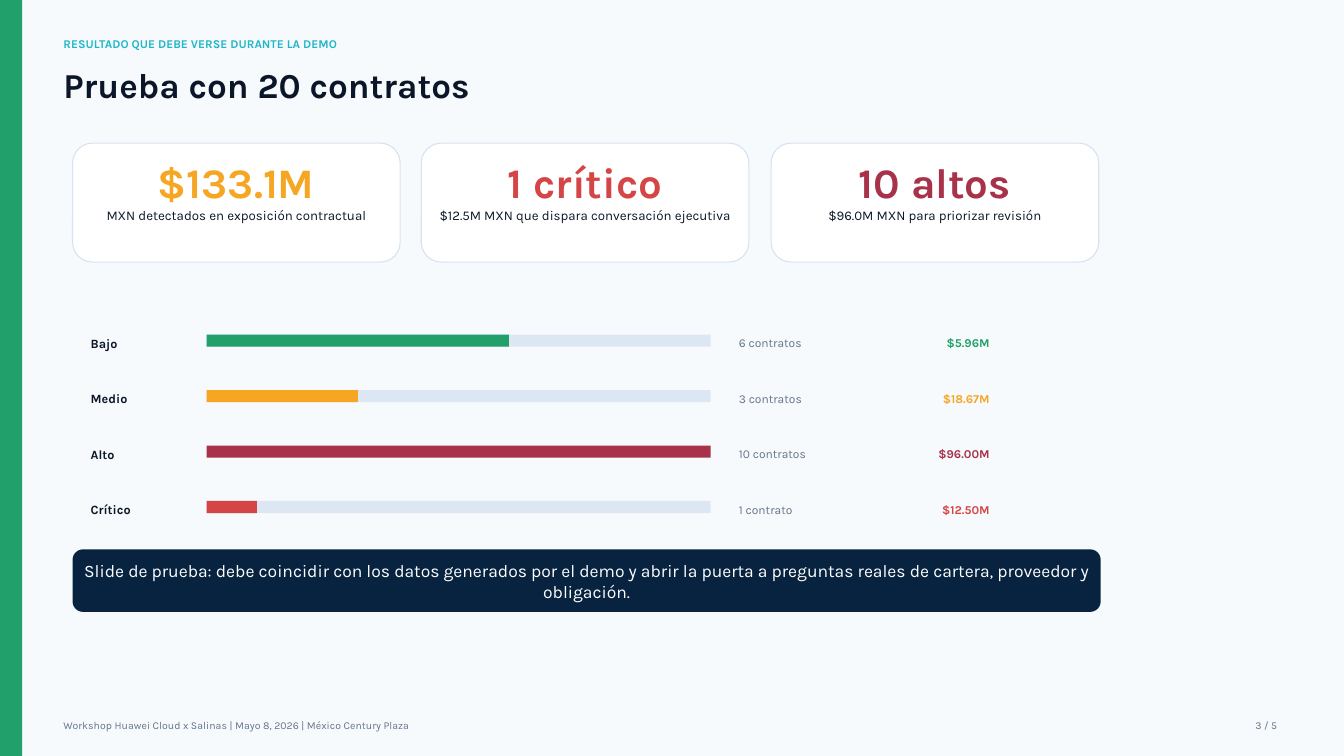
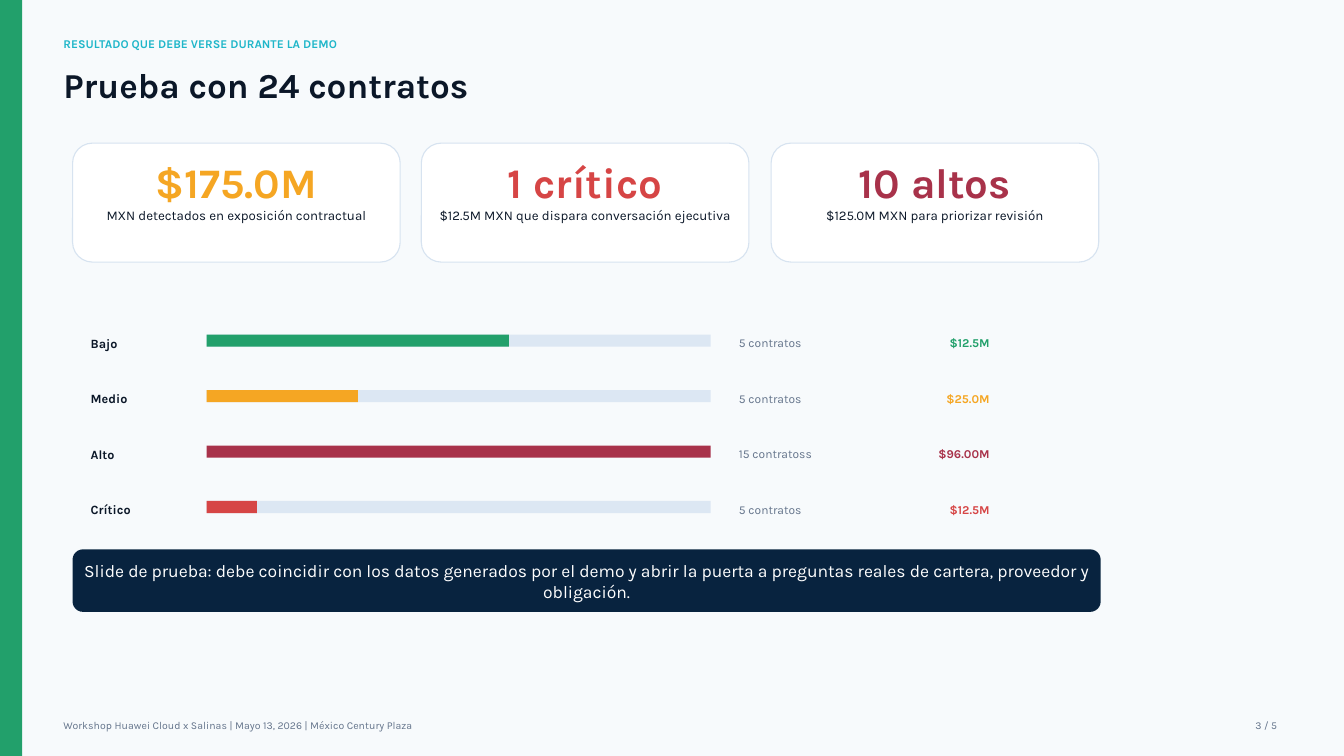
Before and after one commit to Borre/ayco-huawei-cloud, a slide deck: slide 3 of docs/slides-arquitectura.pptx. Drawn at 1344x756 pixels with LibreOffice and Linux fonts; fonts in the diff are those of the drawing. Boxes give left, top, right and bottom in pixels: in the first picture for what was removed or moved away, otherwise in the second. Text is boxed around its words. In the diff, an @@ line names an element or a change of style, - is before the commit and + after.

```diff
--- a/docs/slides-arquitectura.pptx
+++ b/docs/slides-arquitectura.pptx
@@ text at (63,74,468,99): text changed @@
-Prueba con 20 contratos
+Prueba con 24 contratos
@@ text in rounded rectangle at (156,167,317,203): text changed @@
-$133.1M
+$175.0M
@@ text in rounded rectangle at (826,210,1043,223): text changed @@
-$96.0M MXN para priorizar revisión
+$125.0M MXN para priorizar revisión
@@ text at (739,339,801,347): text changed @@
-6 contratos
+5 contratos
@@ text at (950,338,990,349): text changed @@
-$5.96M
+$12.5M
@@ text at (739,395,801,403): text changed @@
-3 contratos
+5 contratos
@@ text at (946,394,989,405): text changed @@
-$18.67M
+$25.0M
@@ text at (739,450,811,458): text changed @@
-10 contratos
+15 contratoss
@@ text at (739,506,801,514): text changed @@
-1 contrato
+5 contratos
@@ text at (950,505,990,515): text changed @@
-$12.50M
+$12.5M
@@ text at (63,721,412,732): text changed @@
-Workshop Huawei Cloud x Salinas | Mayo 8, 2026 | México Century Plaza
+Workshop Huawei Cloud x Salinas | Mayo 13, 2026 | México Century Plaza
```
Also in this commit, not shown: 4 other slides changed, 6 other files.
